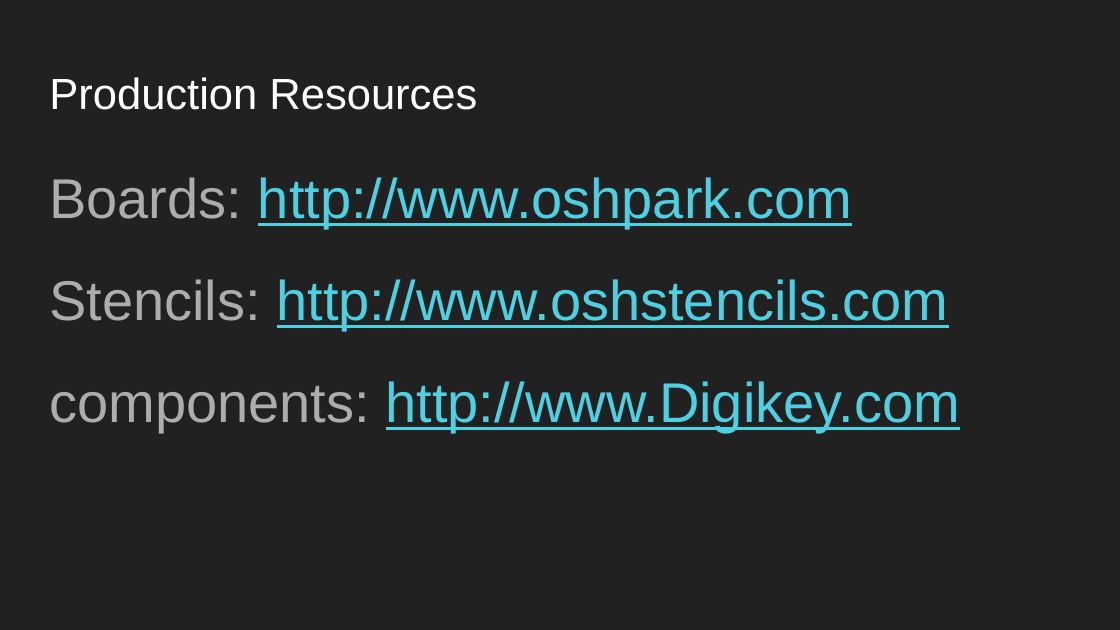
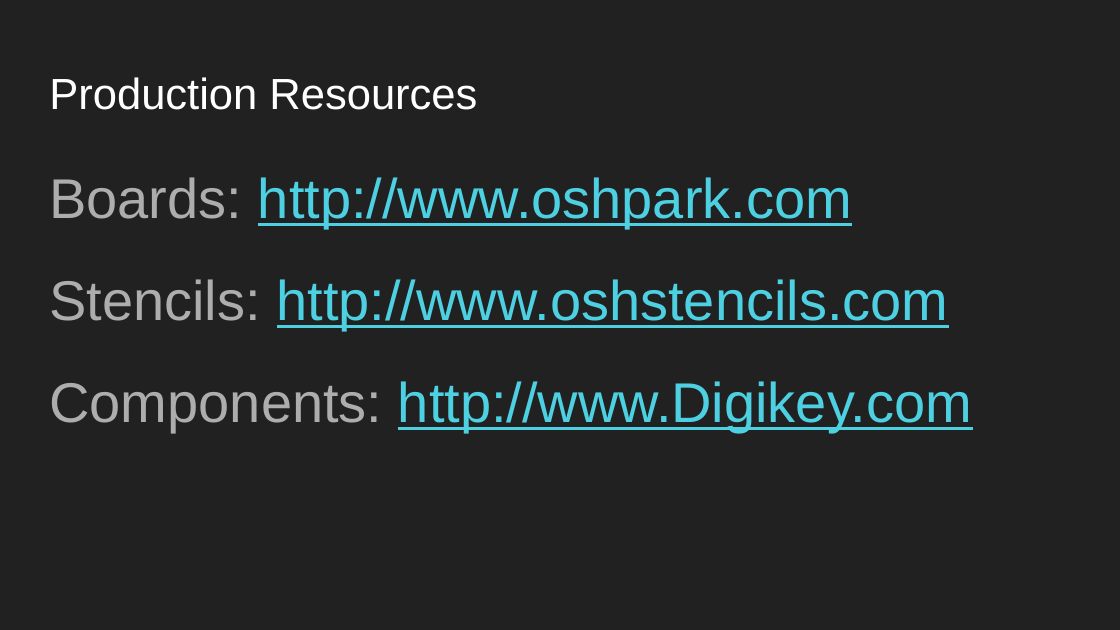
Before and after one commit to CarloEdoardoMalaspina/Intro_to_pcb, a slide deck: slide 6 of Intro-to-PCB-Slides.pptx (slide 5 before the commit). Drawn at 1120x630 pixels with LibreOffice and Linux fonts; fonts in the diff are those of the drawing. Boxes give left, top, right and bottom in pixels: in the first picture for what was removed or moved away, otherwise in the second. Text is boxed around its words. In the diff, an @@ line names an element or a change of style, - is before the commit and + after.

```diff
--- a/Intro-to-PCB-Slides.pptx
+++ b/Intro-to-PCB-Slides.pptx
@@ text at <box>49,381,972,432</box>: text changed @@
-components: http://www.Digikey.com
+Components: http://www.Digikey.com
```
Also in this commit, not shown: 2 other slides changed, 1 slide added.
